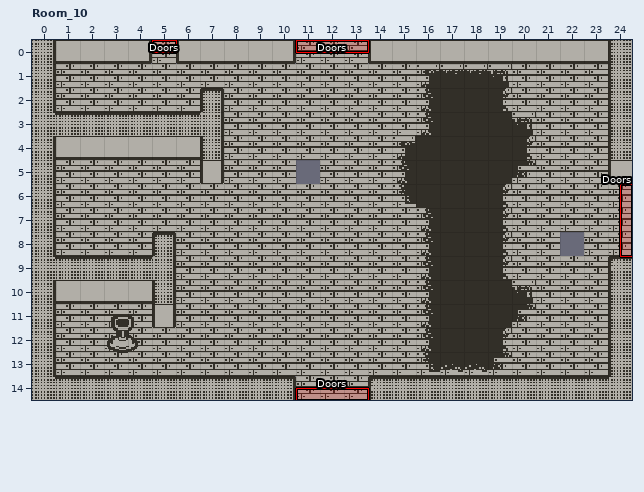
An edit to a level. LDtk project, LDTK/DPplaydate.ldtk. Above: the version before the commit.
Cells are 16x16 px. Shown: Room_10 x 0..24, y 0..14. The commit also changed other parts of the map, which this record leaves out.
The result:
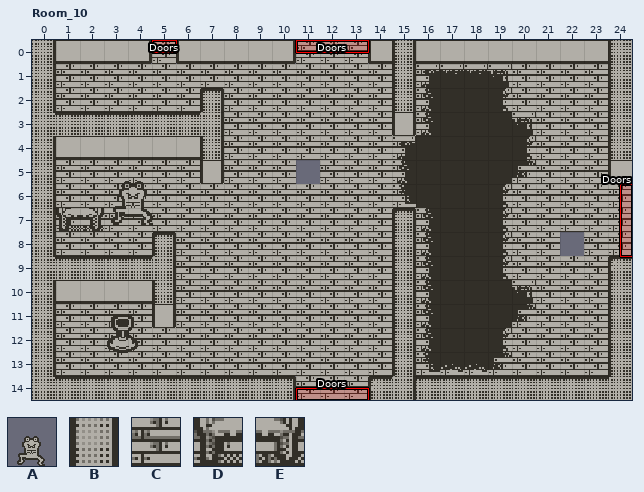
Key: from "Crewmember": A 1; from "Gameplay": B 1 "Wall", C 4 "Floor", D 8 "leftChair", E 9 "rightChair".
_ is an empty cell.
Objects are placed by their top-left corner, in cells (3,4 is the top-left corner of cell 3,4); size is 1x1 cell unless given.
From old to new:
Layer "Gameplay":
y 1..3: x 15 C -> B
y 7: x 1..2 CC -> DE; x 15 C -> B
y 8..13: x 15 C -> B
Layer "CM_and_enemies":
added: A "CrewMember" at 2.8,4.8 size 3x3
